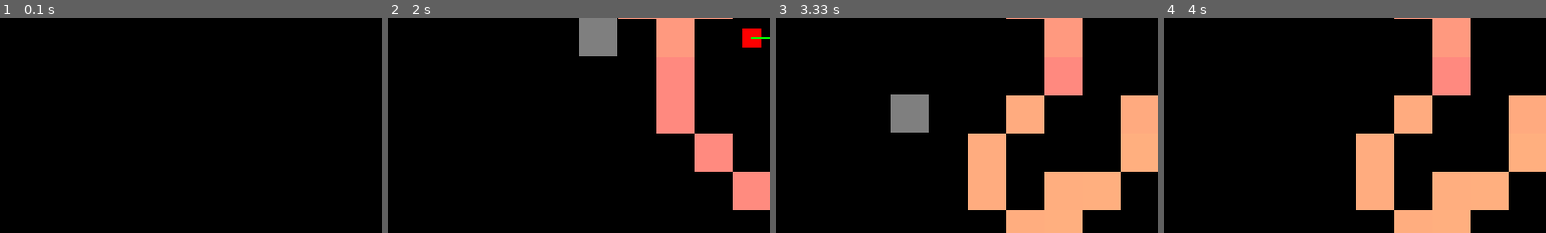
Above: before the commit, frames 1-4 (left to right).
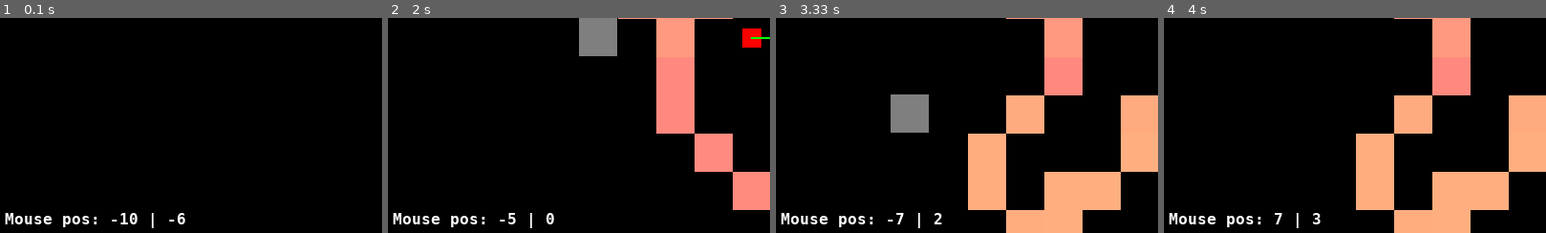
Above: after the commit, the same moments.

Repository: Belissimo-T/LangtonsAnt
Game: pygame game, started from main_pygame.py
Same seed, same stepped clock (60 frames per second), same inputs: the game is played once before the commit and once after it.
Inputs (mouse positions are % of the whole screen's width and height, from its top left):
- Up to frame 1 (0.1 s): no input
- Up to frame 2 (2 s): tap Space at 0.33, 0.73, 1.03, 1.23, 1.53, 1.73 s; hold Right 0.67-1.13 s; move the mouse to (82, 47) at 0.7 s; tap S at 0.82 s; hold Right 1.17-1.63 s; move the mouse to (50, 56) at 1.2 s; hold Left from 1.67 s (still down); move the mouse to (26, 51) at 1.7 s
- Up to frame 3 (3.33 s): tap Space at 2.03, 2.3, 2.6, 2.73, 3.03 s; release Left at 2.2 s; hold Left 2.23-2.63 s; move the mouse to (60, 72) at 2.27 s; tap S at 2.38 s; hold Right 2.67-3.3 s; move the mouse to (19, 73) at 2.7 s
- Up to frame 4 (4 s): hold Left 3.33-3.8 s; move the mouse to (65, 15) at 3.37 s; tap Space at 3.4, 3.7, 3.9 s; hold Right from 3.83 s (still down); move the mouse to (87, 85) at 3.87 s; tap S at 3.98 s
The pictures show only the part of the screen within x 0-50%, y 50-100%; the shares and areas given below are measured in that part.

The runs differ from the first frame. In frame 1, 0.9% of the frame differs, in the area x 1-49%, y 90-98%; in frame 2, 0.8%; in frame 3, 0.8%; in frame 4, 0.8%.

Commit message:
add mouse pos to pygame renderer

Diff:
--- a/main_pygame.py
+++ b/main_pygame.py
@@ -103,6 +103,13 @@
             )
             self.window.blit(info_text, (5, 5))
 
+            curr_model_mouse_pos = self.screen_to_model(*self.curr_mouse_pos)
+            info_text2 = self.font.render(
+                f"Mouse pos: {curr_model_mouse_pos[0]:.0f} | {curr_model_mouse_pos[1]:.0f}",
+                True, (255, 255, 255)
+            )
+            self.window.blit(info_text2, (5, self.height - 5 - info_text2.get_height()))
+
             pygame.display.flip()
             self.clock.tick(120)
 
